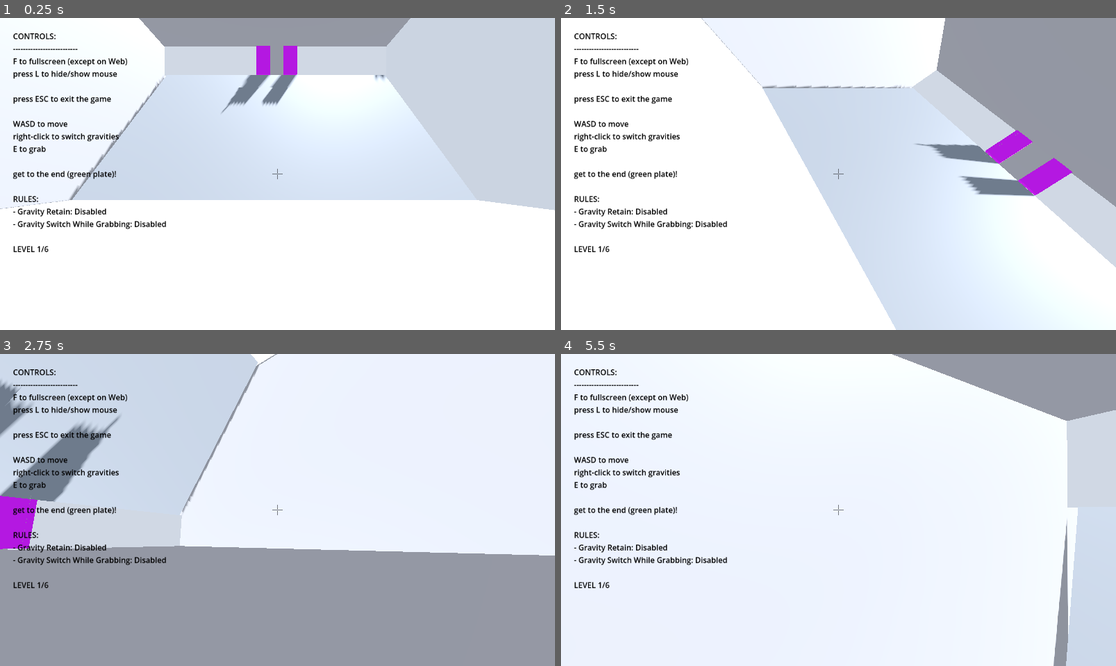
Above: before the commit, frames 1-4 (two rows, left to right).
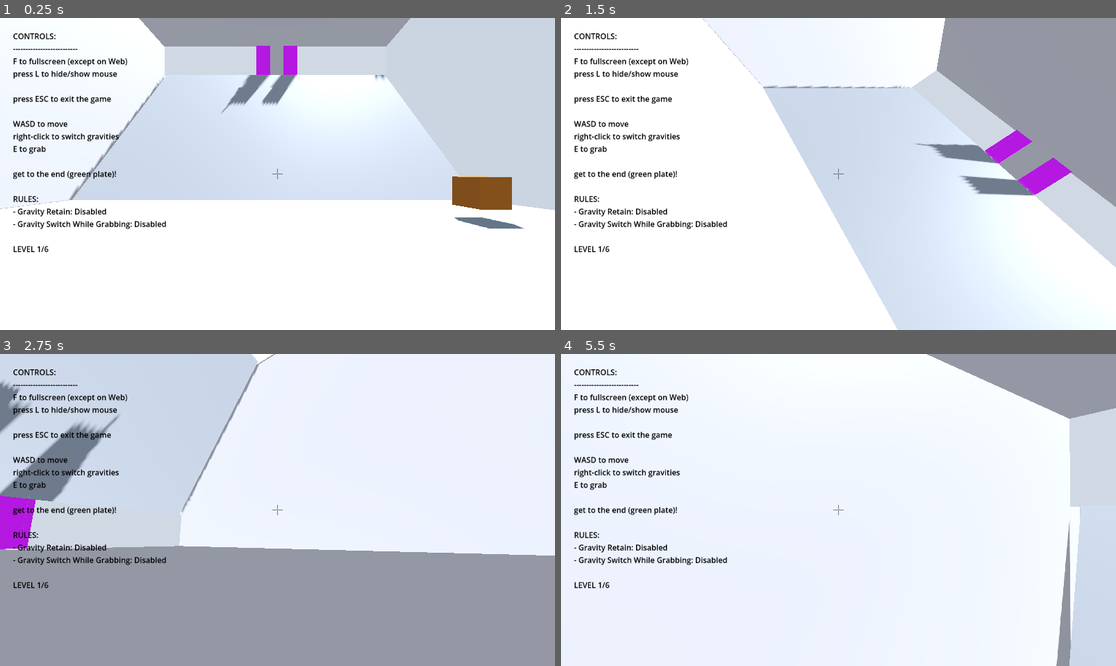
Above: after the commit, the same moments.

Repository: Noob-97/badideasjam
Game: Godot game, scene res://Prototype2Levels/LEVEL0.tscn
The game is run twice, just before and just after one commit, with the same random seed, the same clock (stepped at 60 frames per second) and the same inputs. Sound files missing from this copy of the repository are replaced by a short silence.
Inputs (mouse positions are in pixels of both pictures, inside the frame that each line leads up to):
- Up to frame 1 (0.25 s): no input
- Up to frame 2 (1.5 s): tap L (unlock_mouse) at 0.5, 1.25 s; move the mouse to (866, 174) at 0.52 s; hold W (forward) 0.53-1.28 s; tap E (grab) at 0.6 s; tap Space (jump) at 0.77 s; move the mouse to (727, 189) at 1.27 s; hold S (backward) from 1.28 s (still down); right-click (727, 189) at 1.35 s
- Up to frame 3 (2.75 s): tap Space (jump) at 1.52 s; tap E (grab) at 1.55, 2.1 s; tap L (unlock_mouse) at 2 s; move the mouse to (288, 503) at 2.02 s; release S (backward) at 2.03 s; hold W (forward) from 2.03 s (still down)
- Up to frame 4 (5.5 s): keep holding W (forward); tap L (unlock_mouse) at 2.75, 3.5 s; move the mouse to (810, 572) at 2.77 s; tap Shift (retain_gravity) at 2.85 s; click (810, 572) at 2.92 s; tap Space (jump) at 3.02, 3.77, 4.52 s; tap E (grab) at 3.05, 3.8, 4.35, 5.3 s; move the mouse to (877, 513) at 3.52 s; hold L (unlock_mouse) 3.53-4.28 s; move the mouse to (794, 506) at 4.27 s; move the mouse to (844, 510) at 5.02 s; right-click (844, 510) at 5.1 s

The runs differ from the first frame. In frame 1, 1.3% of the frame differs, in the area x 81-95%, y 50-68%; in frame 2, 0.4%; in frame 3, 0.7%; in frame 4, 1.7%, in the area x 59-100%, y 0-100%.

Commit message:
Added collision check to grabbed objects and improved grab mechanic

Diff:
--- a/Prototype2Levels/LEVEL0.tscn
+++ b/Prototype2Levels/LEVEL0.tscn
@@ -330,3 +330,6 @@
 LevelsFolder = "Prototype2Levels"
 BasicControls = true
 metadata/_edit_use_anchors_ = true
+
+[node name="RBBox5" parent="." unique_id=611877962 instance=ExtResource("4_gy26g")]
+transform = Transform3D(1, 0, 0, 0, 1, 0, 0, 0, 1, 6.929407, 1.2058635, -5.0713387)
--- a/Scripts/Components/Player.gd
+++ b/Scripts/Components/Player.gd
@@ -11,8 +11,10 @@
 @export var above: RayCast3D
 @export var below: RayCast3D
 @export var GrabRay: RayCast3D
+@export var GrabWallCheck: RayCast3D
 @export var player_mesh: MeshInstance3D
 @export var throwbar: ProgressBar
+var current_grabbed_obj: RBBox
 var prev_rotation: Vector3
 var prev_mouse_move: float
 var jump_buffer: bool = false
@@ -27,7 +29,15 @@
 var spins = 0
 
 signal ChangedGravity
-
+func grabbed_obj_collision():
+	if current_grabbed_obj:
+		if GrabWallCheck.get_collider():
+			current_grabbed_obj.maintain_local_pos = false
+			var new_pos = GrabWallCheck.get_collision_point() + (GrabWallCheck.get_collision_normal() * current_grabbed_obj.scale / 2)
+			current_grabbed_obj.position = GrabSpot.to_local(new_pos)
+			print(current_grabbed_obj.position)
+		else:
+			current_grabbed_obj.maintain_local_pos = true
 func _input(event):
 	if event.is_action_pressed("unlock_mouse"):
 		if Input.mouse_mode == Input.MOUSE_MODE_CAPTURED:
@@ -68,14 +78,13 @@
 		checking_for_collision = above.is_colliding()
 	else:
 		checking_for_collision = below.is_colliding()
-
+	grabbed_obj_collision()
 	prev_delta = delta
 	var input_dir
 	if char_component.gravity_mode:
 		input_dir = Input.get_vector("right", "left", "forward", "backward")
 	else:
 		input_dir = Input.get_vector("left", "right", "forward", "backward")
-	head.get_parent_node_3d().position = position + Vector3(0, 0.5, 0)
 	char_component.move_into_direction(input_dir, delta)
 	rotation.y = prev_rotation.y
 	if Input.is_action_just_pressed("jump"):
@@ -107,11 +116,9 @@
 				up_direction = Vector3.UP
 			rotate = true
 
-	#if rotate and above.is_colliding():
 	if rotate:
 		var init_deg = player_mesh.rotation_degrees
 		var deg = 180.0 * spins
-		#print(init_deg)
 
 		## LERP METHOD
 		lerp_progress += lerp_step
@@ -133,26 +140,29 @@
 				GrabSpot.get_child(0).linear_velocity.y += -head.basis.z.y * throw * 3.5
 				print(-basis.z * throw) # FORWARD VECTOR times THROW FORCE
 			GrabSpot.get_child(0).reparent(get_node("/root/Node3D"))
+			current_grabbed_obj = null
 			grabbing = false
 		elif not grabbing and GrabRay.is_colliding():
 			if GrabRay.get_collider() is RBBox:
 				if GrabRay.get_collider().Throwable:
 					throwbar.show()
+				# Set local gravity after grabbing
+				current_grabbed_obj = GrabRay.get_collider()
+				if char_component.gravity_mode:
+					current_grabbed_obj.gravity_scale = - abs(current_grabbed_obj.gravity_scale)
+				else:
+					current_grabbed_obj.gravity_scale = abs(current_grabbed_obj.gravity_scale)
+				current_grabbed_obj.UPDATE_COLORS()
 
-				# Set local gravity after grabbing
-				if char_component.gravity_mode:
-					GrabRay.get_collider().gravity_scale = - abs(GrabRay.get_collider().gravity_scale)
-				else:
-					GrabRay.get_collider().gravity_scale = abs(GrabRay.get_collider().gravity_scale)
-				GrabRay.get_collider().UPDATE_COLORS()
-
-				GrabRay.get_collider().maintain_local_pos = true
-				GrabRay.get_collider().reparent(GrabSpot)
+				current_grabbed_obj.maintain_local_pos = true
+				current_grabbed_obj.reparent(GrabSpot)
 				grabbing = true
 
 	if Input.is_action_just_pressed("restart"):
 		get_tree().reload_current_scene()
 
+func _process(_delta):
+	head.get_parent_node_3d().position = position + Vector3(0, 0.5, 0)
 func _on_touched_ground() -> void:
 	if jump_buffer:
 		char_component.jump(prev_delta)
--- a/activation_button.tscn
+++ b/activation_button.tscn
@@ -3,7 +3,7 @@
 [ext_resource type="Script" uid="uid://d0lb214s4ttl6" path="res://Scripts/ActivationButton.gd" id="1_pa3yf"]
 
 [sub_resource type="BoxShape3D" id="BoxShape3D_ehg42"]
-size = Vector3(1.8947144, 0.31384277, 1.930542)
+size = Vector3(1.8947144, 0.47647095, 1.930542)
 
 [sub_resource type="StandardMaterial3D" id="StandardMaterial3D_mne6x"]
 albedo_color = Color(0.9927681, 0, 0.28342298, 1)
@@ -15,10 +15,11 @@
 size = Vector3(1.8900757, 0.15124512, 1.921875)
 
 [node name="ActivationButton" type="Area3D" unique_id=1154767425]
+collision_mask = 3
 script = ExtResource("1_pa3yf")
 
 [node name="CollisionShape3D" type="CollisionShape3D" parent="." unique_id=162083667]
-transform = Transform3D(1, 0, 0, 0, 1.0000033, 0, 0, 0, 1, 0.0030212402, 0.08184624, -0.0010375977)
+transform = Transform3D(1, 0, 0, 0, 1.0000033, 0, 0, 0, 1, 0.0030212402, 0.1631606, -0.0010375977)
 shape = SubResource("BoxShape3D_ehg42")
 
 [node name="MeshInstance3D" type="MeshInstance3D" parent="." unique_id=1103687124]
--- a/player.tscn
+++ b/player.tscn
@@ -14,16 +14,17 @@
 [sub_resource type="BoxMesh" id="BoxMesh_8gbba"]
 material = SubResource("StandardMaterial3D_bo1nx")
 
-[node name="Player" type="CharacterBody3D" unique_id=1187361912 node_paths=PackedStringArray("char_component", "head", "GrabSpot", "camera", "above", "below", "GrabRay", "player_mesh", "throwbar")]
+[node name="Player" type="CharacterBody3D" unique_id=1187361912 node_paths=PackedStringArray("char_component", "head", "GrabSpot", "camera", "above", "below", "GrabRay", "GrabWallCheck", "player_mesh", "throwbar")]
 script = ExtResource("1_cvnsp")
 ThrowForceMax = 10.0
 char_component = NodePath("CharacterComponent")
 head = NodePath("CameraHandler/head")
-GrabSpot = NodePath("GrabSpot")
+GrabSpot = NodePath("CameraHandler/head/Camera3D/GrabSpot")
 camera = NodePath("CameraHandler/head/Camera3D")
 above = NodePath("GravityRaycasts/Above")
 below = NodePath("GravityRaycasts/Below")
 GrabRay = NodePath("CameraHandler/head/GrabRaycast")
+GrabWallCheck = NodePath("CameraHandler/head/GrabWallcheck")
 player_mesh = NodePath("PlayerMesh")
 throwbar = NodePath("ThrowBar")
 
@@ -37,9 +38,17 @@
 transform = Transform3D(1, 0, 0, 0, 1, 0, 0, 0, 1, 0, 0, -0.023585081)
 cull_mask = 1048063
 
+[node name="GrabSpot" type="Node3D" parent="CameraHandler/head/Camera3D" unique_id=1938648998]
+transform = Transform3D(1, 0, 0, 0, 1, 0, 0, 0, 1, -0.003, 0, -2)
+
 [node name="GrabRaycast" type="RayCast3D" parent="CameraHandler/head" unique_id=1448255473]
 transform = Transform3D(1, 0, 0, 0, 1, 0, 0, 0, 1, 0, 0, 0.024517179)
 target_position = Vector3(0, 0, -3)
+collision_mask = 2
+
+[node name="GrabWallcheck" type="RayCast3D" parent="CameraHandler/head" unique_id=1781226871]
+transform = Transform3D(1, 0, 0, 0, 1, 0, 0, 0, 1, 0, 0, 0.024517179)
+target_position = Vector3(0, 0, -4)
 
 [node name="CollisionShape3D" type="CollisionShape3D" parent="." unique_id=532609218]
 shape = SubResource("CapsuleShape3D_jjvhh")
@@ -78,9 +87,6 @@
 [node name="Above" type="RayCast3D" parent="GravityRaycasts" unique_id=1369559158]
 target_position = Vector3(0, 5, 0)
 
-[node name="GrabSpot" type="Node3D" parent="." unique_id=1938648998]
-transform = Transform3D(1, 0, 0, 0, 1, 0, 0, 0, 1, 0, 0, -1.7316854)
-
 [node name="Crosshair" type="Control" parent="." unique_id=1593391003]
 layout_mode = 3
 anchors_preset = 8
--- a/rb_box.tscn
+++ b/rb_box.tscn
@@ -13,6 +13,7 @@
 material = SubResource("StandardMaterial3D_7m365")
 
 [node name="RBBox" type="RigidBody3D" unique_id=611877962 node_paths=PackedStringArray("mesh")]
+collision_layer = 2
 script = ExtResource("1_8ooh3")
 mesh = NodePath("MeshInstance3D")
 
